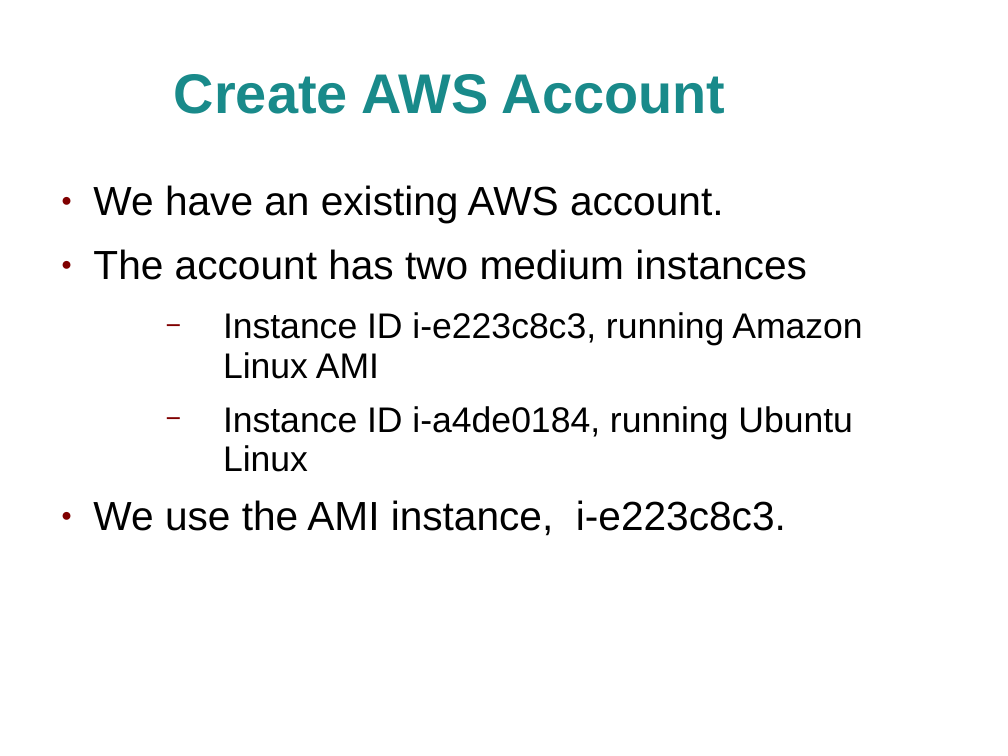
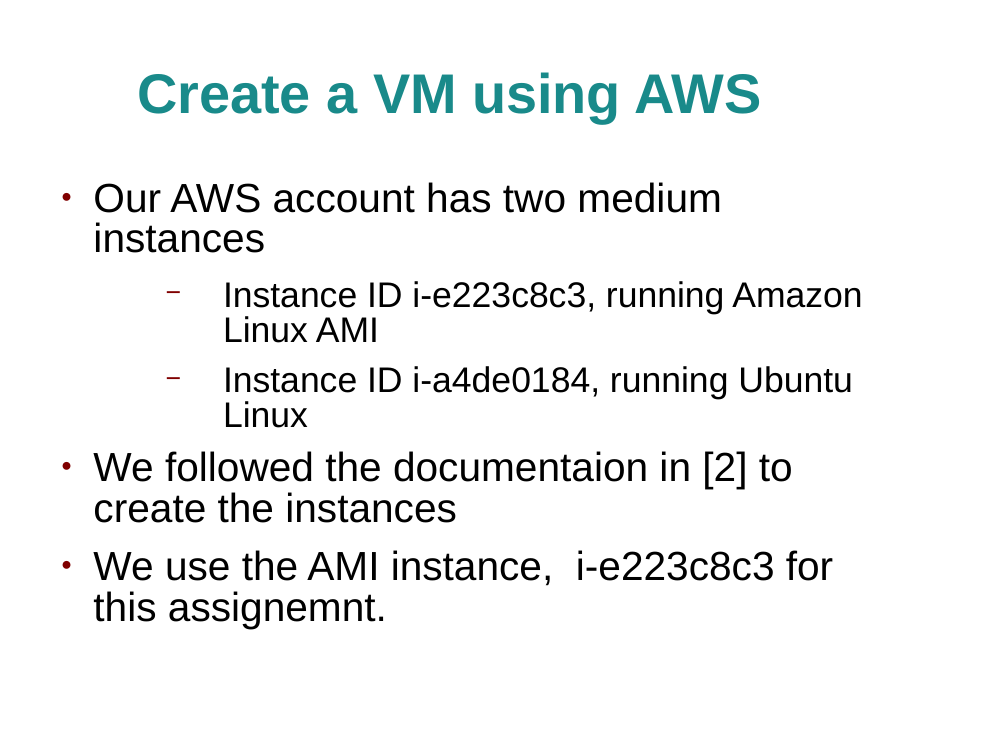
Before and after one commit to jhancock1975/cloud, a slide deck: slide 4 of assignment-1/assignment-1.ppt (slide 3 before the commit). Drawn at 1008x756 pixels with LibreOffice and Linux fonts; fonts in the diff are those of the drawing; background and template pictures are left out. Boxes give left, top, right and bottom in pixels: in the first picture for what was removed or moved away, otherwise in the second. Text is boxed around its words. In the diff, an @@ line names an element or a change of style, - is before the commit and + after.

```diff
--- a/assignment-1/assignment-1.ppt
+++ b/assignment-1/assignment-1.ppt
@@ title at (x1=137, y1=72, x2=761, y2=123): text changed @@
-Create AWS Account
+Create a VM using AWS
@@ text at (x1=93, y1=182, x2=722, y2=253): text changed @@
-● We have an existing AWS account.
-● The account has two medium instances
+● Our AWS account has two medium instances
@@ text at (x1=223, y1=281, x2=862, y2=428): line spacing 0.93 to 0.83 @@
@@ text at (x1=93, y1=451, x2=833, y2=629): text changed @@
-● We use the AMI instance, i-e223c8c3.
+● We followed the documentaion in [2] to create the instances
+● We use the AMI instance, i-e223c8c3 for this assignemnt.
```
Also in this commit, not shown: 1 other slide changed, 4 slides added, 1 other file.
